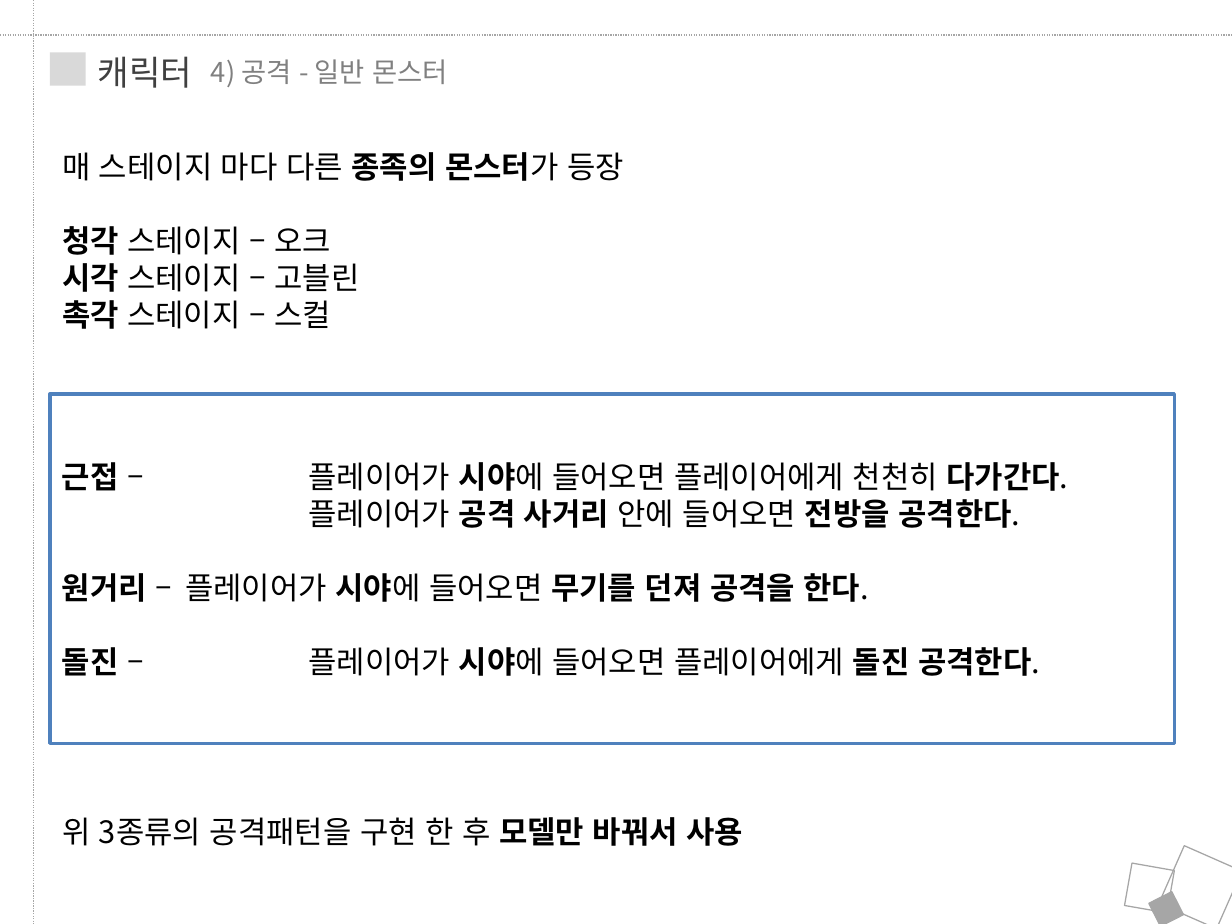
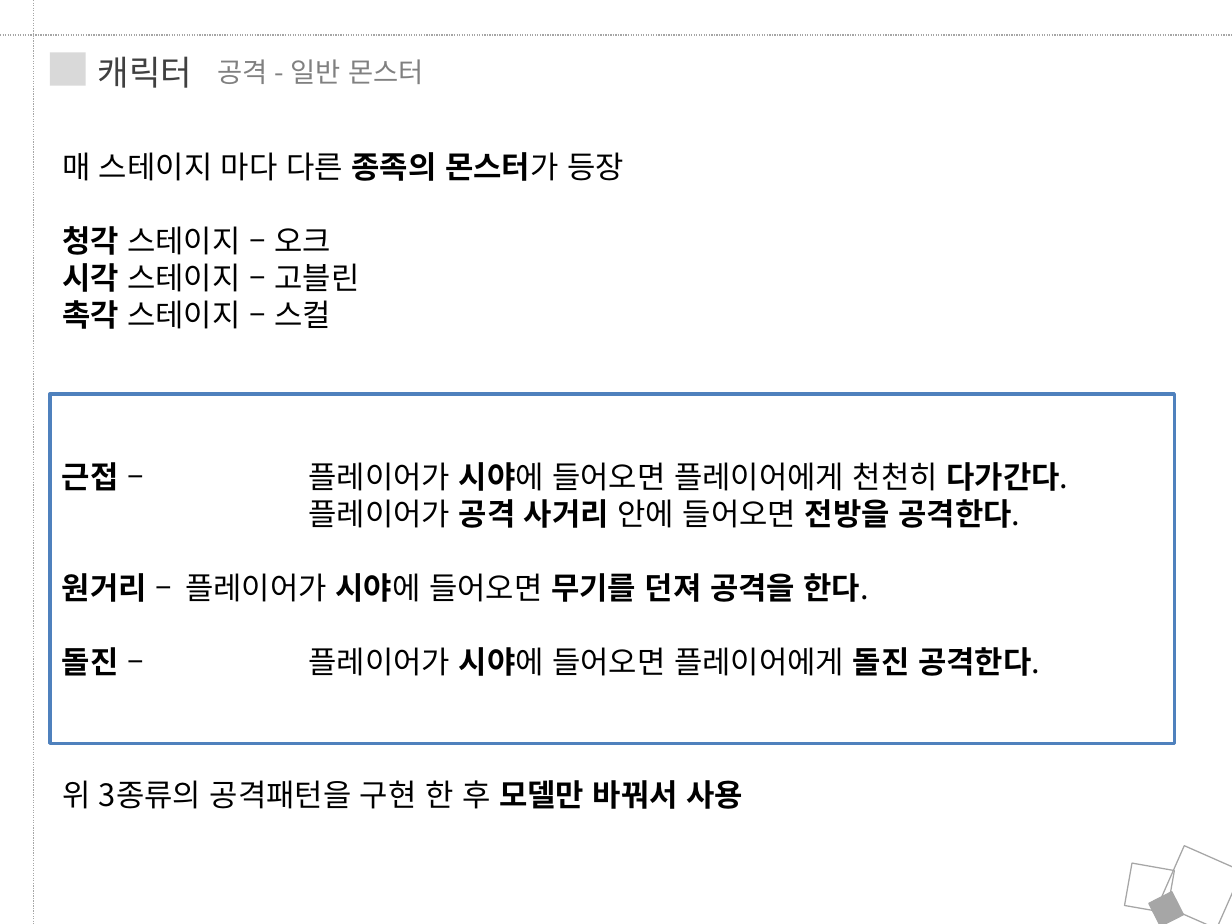
Before and after one commit to JungRobbi/ZolZak, a slide deck: slide 9 of Document/ppt.pptx (slide 17 before the commit). Drawn at 1232x924 pixels with LibreOffice and Linux fonts; fonts in the diff are those of the drawing. Boxes give left, top, right and bottom in pixels: in the first picture for what was removed or moved away, otherwise in the second. Text is boxed around its words. In the diff, an @@ line names an element or a change of style, - is before the commit and + after.

```diff
--- a/Document/ppt.pptx
+++ b/Document/ppt.pptx
@@ text at (217,59,423,84): text changed @@
-4) 공격 - 일반 몬스터
+공격 - 일반 몬스터
@@ text "매 스테이지 마다 다른 종족의 ..." rewrapped from (62,152,743,846) to (62,152,743,809) @@
```
Also in this commit, not shown: 8 other slides changed, 18 slides removed.
